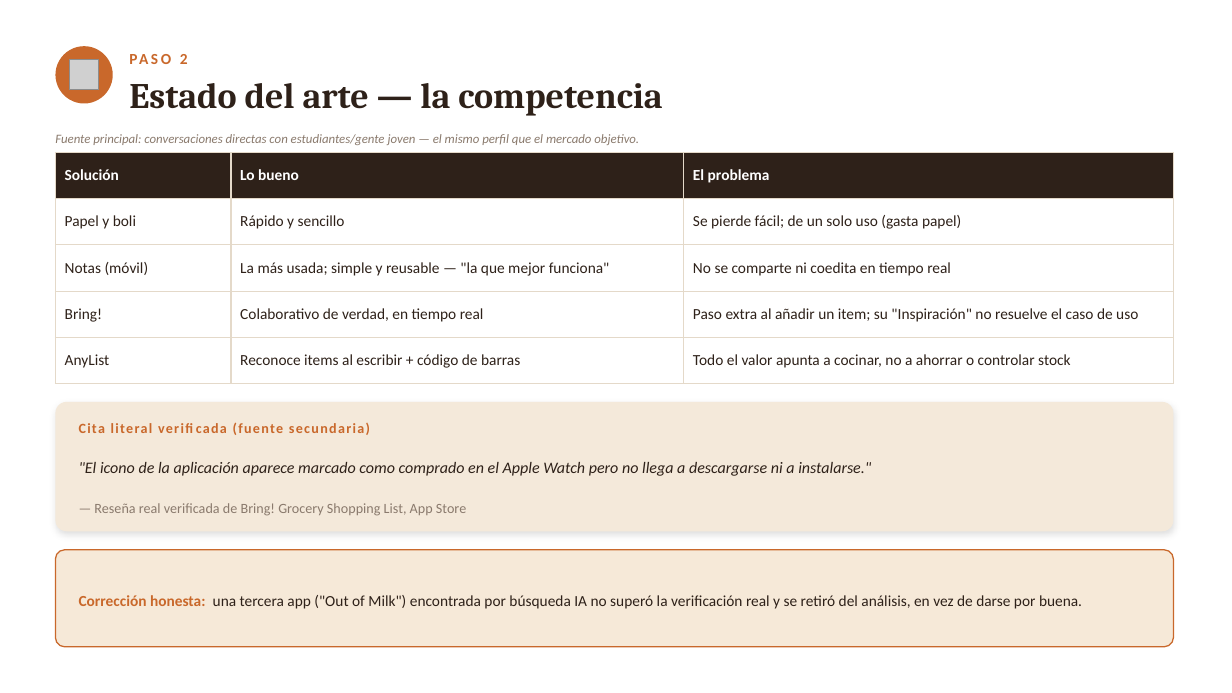
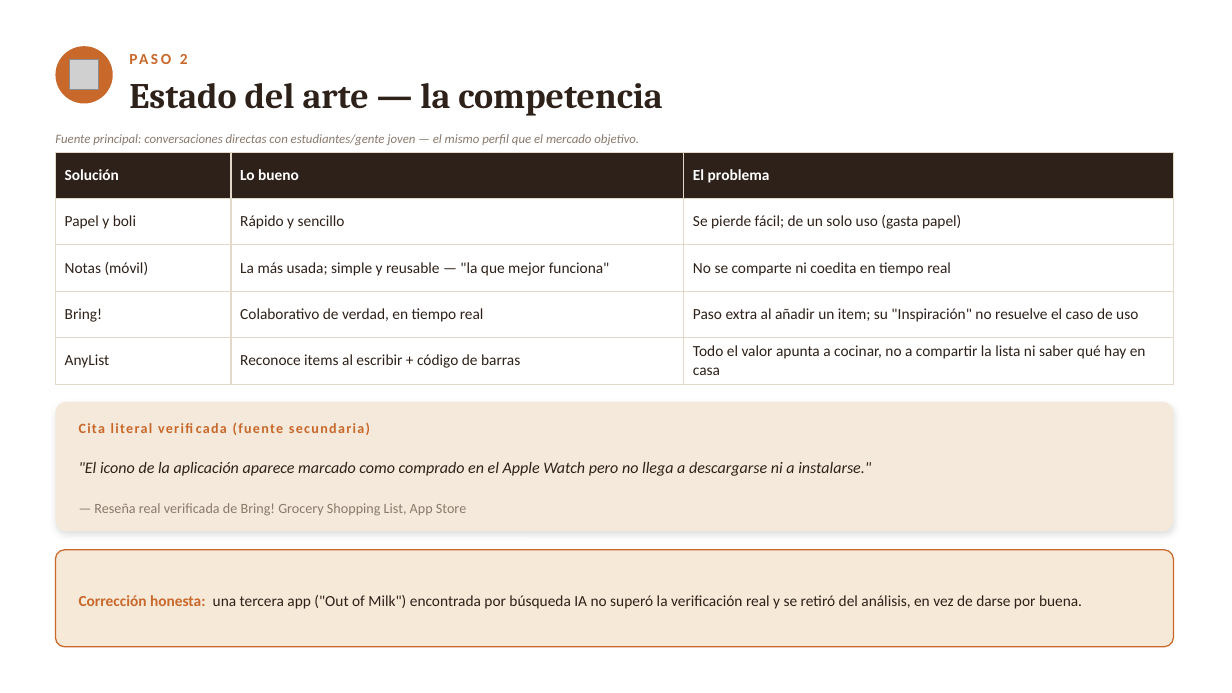
Before and after one commit to lagoanadia/Larder, a slide deck: slide 3 of docs/larder-presentacion.pptx. Drawn at 1232x693 pixels with LibreOffice and Linux fonts; fonts in the diff are those of the drawing; grey boxes stand for pictures. Boxes give left, top, right and bottom in pixels: in the first picture for what was removed or moved away, otherwise in the second. Text is boxed around its words. In the diff, an @@ line names an element or a change of style, - is before the commit and + after.

```diff
--- a/docs/larder-presentacion.pptx
+++ b/docs/larder-presentacion.pptx
@@ table at [55,152,1174,384] @@
-row 5, column 3: Todo el valor apunta a cocinar, no a ahorrar o controlar stock
+row 5, column 3: Todo el valor apunta a cocinar, no a compartir la lista ni saber qué hay en casa
```
Also in this commit, not shown: 3 other slides changed, 1 other file.
